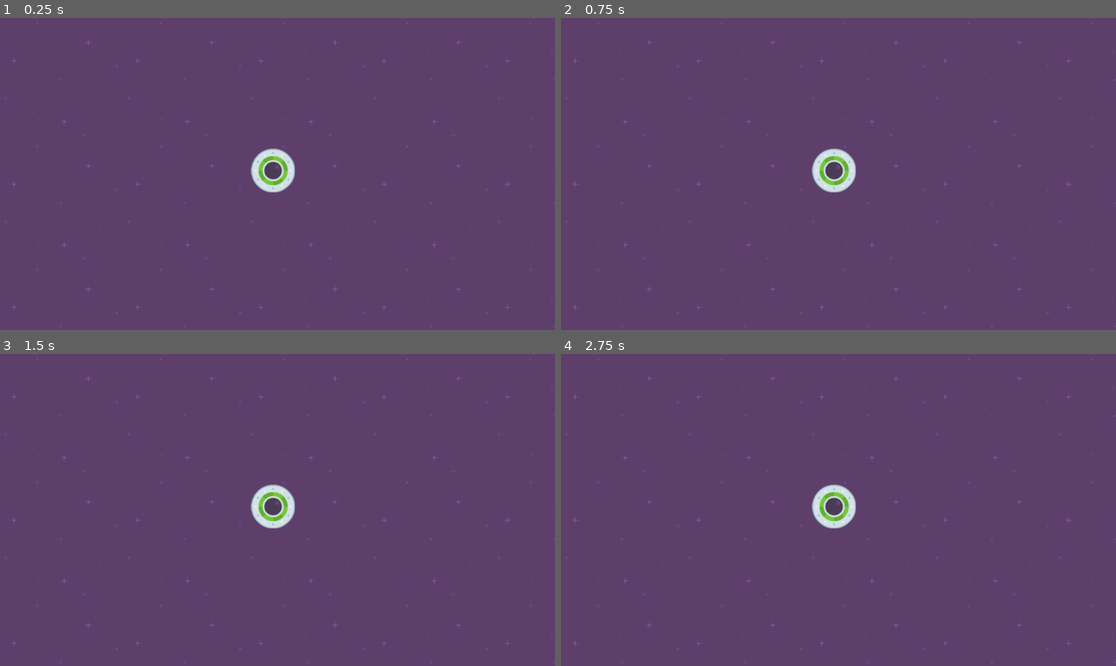
Above: before the commit, frames 1-4 (two rows, left to right).
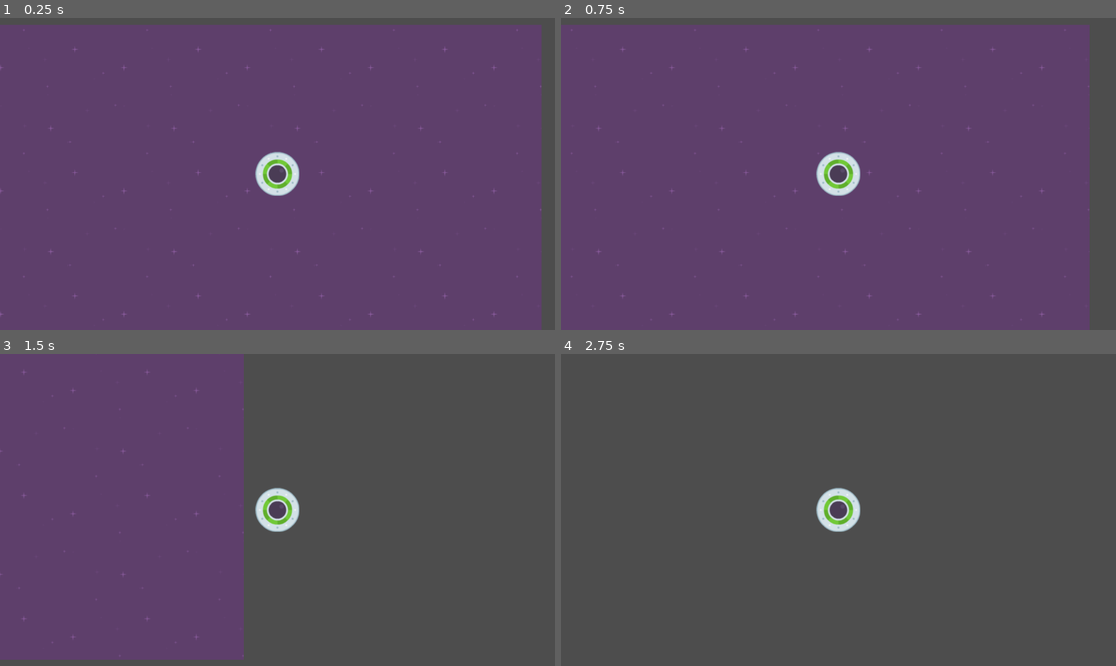
Above: after the commit, the same moments.

Repository: Lazy-ralph/LearningGodot
Game: Godot game, scene res://level_1.tscn
Same seed, same stepped clock (60 frames per second), same inputs: the game is played once before the commit and once after it.
Inputs:
- Up to frame 1 (0.25 s): no input
- Up to frame 2 (0.75 s): tap Enter at 0.5 s; hold D (move_right, bound only after the commit) from 0.53 s (still down)
- Up to frame 3 (1.5 s): release D (move_right, bound only after the commit) at 1.28 s; hold S (move_down, bound only after the commit) from 1.28 s (still down)
- Up to frame 4 (2.75 s): release S (move_down, bound only after the commit) at 2.03 s; hold D (move_right, bound only after the commit) from 2.03 s (still down)

The runs differ from the first frame. In frame 1, 5.4% of the frame differs, in the area x 0-100%, y 0-100%; in frame 2, 7.7%; in frame 3, 57%; in frame 4, 100%.

Commit message:
add script for player

Diff:
--- /dev/null
+++ b/speedysaucer/level_1.gd
@@ -0,0 +1,5 @@
+extends Node2D
+
+# Called when the node enters the scene tree for the first time.
+func _ready():
+	pass
--- a/speedysaucer/level_1.tscn
+++ b/speedysaucer/level_1.tscn
@@ -1,9 +1,11 @@
-[gd_scene load_steps=3 format=3 uid="uid://dq4laft3f1d2w"]
+[gd_scene load_steps=4 format=3 uid="uid://dq4laft3f1d2w"]
 
 [ext_resource type="Texture2D" uid="uid://mr1qhcg3pgkw" path="res://purple.png" id="1_3hls8"]
+[ext_resource type="Script" uid="uid://bimh8iet74sgg" path="res://level_1.gd" id="1_hn12h"]
 [ext_resource type="PackedScene" uid="uid://u5scqjfhdsof" path="res://player.tscn" id="2_hbghi"]
 
 [node name="Level1" type="Node2D"]
+script = ExtResource("1_hn12h")
 
 [node name="Background" type="TextureRect" parent="."]
 z_index = -100
@@ -14,4 +16,4 @@
 metadata/_edit_group_ = true
 
 [node name="Player" parent="." instance=ExtResource("2_hbghi")]
-position = Vector2(567, 317)
+position = Vector2(604, 310)
--- /dev/null
+++ b/speedysaucer/player.gd
@@ -0,0 +1,12 @@
+extends RigidBody2D
+
+var force = 1500
+func _physics_process(delta):
+	if Input.is_action_pressed("move_right"):
+		apply_force(Vector2(force,0))
+	if Input.is_action_pressed("move_left"):
+		apply_force(Vector2(-force,0))
+	if Input.is_action_pressed("move_up"):
+		apply_force(Vector2(0,-force))
+	if Input.is_action_pressed("move_down"):
+		apply_force(Vector2(0,force))
--- a/speedysaucer/player.tscn
+++ b/speedysaucer/player.tscn
@@ -1,15 +1,19 @@
-[gd_scene load_steps=3 format=3 uid="uid://u5scqjfhdsof"]
+[gd_scene load_steps=4 format=3 uid="uid://u5scqjfhdsof"]
 
 [ext_resource type="Texture2D" uid="uid://tkd2c1mpgjuc" path="res://ufoGreen.png" id="1_4flbx"]
+[ext_resource type="Script" uid="uid://1o3yoktalwux" path="res://player.gd" id="1_onrkg"]
 
 [sub_resource type="CircleShape2D" id="CircleShape2D_4flbx"]
 radius = 46.0
 
 [node name="Player" type="RigidBody2D"]
 gravity_scale = 0.0
+script = ExtResource("1_onrkg")
 
 [node name="Sprite2D" type="Sprite2D" parent="."]
 texture = ExtResource("1_4flbx")
 
 [node name="CollisionShape2D" type="CollisionShape2D" parent="."]
 shape = SubResource("CircleShape2D_4flbx")
+
+[node name="Camera2D" type="Camera2D" parent="."]
--- a/speedysaucer/project.godot
+++ b/speedysaucer/project.godot
@@ -14,3 +14,30 @@
 run/main_scene="uid://dq4laft3f1d2w"
 config/features=PackedStringArray("4.4", "Forward Plus")
 config/icon="res://icon.svg"
+
+[input]
+
+move_right={
+"deadzone": 0.2,
+"events": [Object(InputEventKey,"resource_local_to_scene":false,"resource_name":"","device":-1,"window_id":0,"alt_pressed":false,"shift_pressed":false,"ctrl_pressed":false,"meta_pressed":false,"pressed":false,"keycode":0,"physical_keycode":68,"key_label":0,"unicode":100,"location":0,"echo":false,"script":null)
+, Object(InputEventKey,"resource_local_to_scene":false,"resource_name":"","device":-1,"window_id":0,"alt_pressed":false,"shift_pressed":false,"ctrl_pressed":false,"meta_pressed":false,"pressed":false,"keycode":0,"physical_keycode":4194321,"key_label":0,"unicode":0,"location":0,"echo":false,"script":null)
+]
+}
+move_left={
+"deadzone": 0.2,
+"events": [Object(InputEventKey,"resource_local_to_scene":false,"resource_name":"","device":-1,"window_id":0,"alt_pressed":false,"shift_pressed":false,"ctrl_pressed":false,"meta_pressed":false,"pressed":false,"keycode":0,"physical_keycode":65,"key_label":0,"unicode":97,"location":0,"echo":false,"script":null)
+, Object(InputEventKey,"resource_local_to_scene":false,"resource_name":"","device":-1,"window_id":0,"alt_pressed":false,"shift_pressed":false,"ctrl_pressed":false,"meta_pressed":false,"pressed":false,"keycode":0,"physical_keycode":4194319,"key_label":0,"unicode":0,"location":0,"echo":false,"script":null)
+]
+}
+move_up={
+"deadzone": 0.2,
+"events": [Object(InputEventKey,"resource_local_to_scene":false,"resource_name":"","device":-1,"window_id":0,"alt_pressed":false,"shift_pressed":false,"ctrl_pressed":false,"meta_pressed":false,"pressed":false,"keycode":0,"physical_keycode":87,"key_label":0,"unicode":119,"location":0,"echo":false,"script":null)
+, Object(InputEventKey,"resource_local_to_scene":false,"resource_name":"","device":-1,"window_id":0,"alt_pressed":false,"shift_pressed":false,"ctrl_pressed":false,"meta_pressed":false,"pressed":false,"keycode":0,"physical_keycode":4194320,"key_label":0,"unicode":0,"location":0,"echo":false,"script":null)
+]
+}
+move_down={
+"deadzone": 0.2,
+"events": [Object(InputEventKey,"resource_local_to_scene":false,"resource_name":"","device":-1,"window_id":0,"alt_pressed":false,"shift_pressed":false,"ctrl_pressed":false,"meta_pressed":false,"pressed":false,"keycode":0,"physical_keycode":83,"key_label":0,"unicode":115,"location":0,"echo":false,"script":null)
+, Object(InputEventKey,"resource_local_to_scene":false,"resource_name":"","device":-1,"window_id":0,"alt_pressed":false,"shift_pressed":false,"ctrl_pressed":false,"meta_pressed":false,"pressed":false,"keycode":0,"physical_keycode":4194322,"key_label":0,"unicode":0,"location":0,"echo":false,"script":null)
+]
+}
Not shown, added: speedysaucer/level_1.gd.uid
Not shown, added: speedysaucer/player.gd.uid
